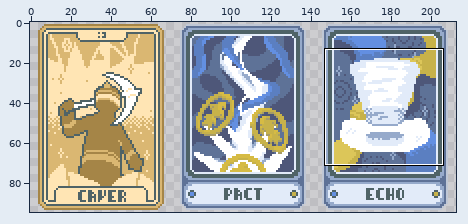
Two versions of one sprite sheet, assets/2x/Tarots.png. The first picture is a wide view before the edit; the outline marks the close-up.
Close-up. Before:
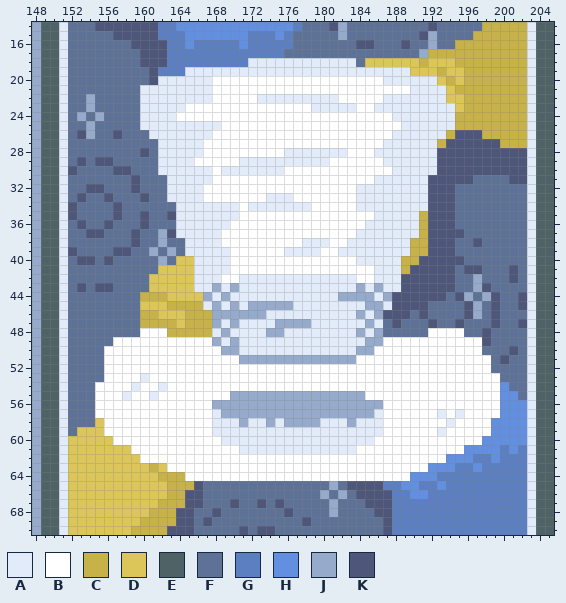
The file is 426x190 pixels, drawn in blocks of 2x2; one block is one cell here. Colours within 5 levels of each other are drawn and written as one. Shown: x 148..205, y 14..70.
Palette (. is transparent): A #e2ebf9  B #ffffff  C #c7b24a  D #dcc659  E #4f6367  F #5e7297  G #5b7fc1  H #638fe1  J #96aacb  K #4e5779
Pixels before (only the part around the change), first column x 148:
14 JEEAFFFKKKKKKKGGHHHHHHHHHHHHHGFFFKJFFFFFFFFFKFFFFFCCCCCA
15 JEEAFFFFFKKKKKGGGHHHHHHHGGGHGFFFFFJFFFFFFFFKJFFFFCCCCCCA
16 JEEAFFFFFFFKKKKGGHGGGGGHGGGGGFFFFFFFKKFFFKFFJFFCCCCCCCCA
17 JEEAFFFFFFFFKKKGGGGGGGGGGGGGFFFFFFFFFFFFFFFJCCCCCCCCCCCA
18 JEEAFFFFFFFFKKKGGGGGGGGGAAAAAAAAAAAAFDDDDDDCDDDCCCCCCCCA
19 JEEAFFFFFFFFFKGGGAAAAAAAAAAAAAAAAAAAAAAAAADDDCDDCCCCCCCA
20 JEEAFFFFFFFFFKAAAAAABBBBBBBBBBBBBBBBBBBAAAAAADCDCCCCCCCA
21 JEEAFFFFFFFFAAAAAAAABBBBBBBBBBBBBBBBBBBBBBAAAADCCCCCCCCA
22 JEEAFFJFFFFFAAAAAAAABBBBBAAAAAAAAABBBBBAAAAAAADDCCCCCCCA
23 JEEAFFJFFFFFAAAAABBBBBBBBBBBBBBAAAAABBAAAAAAAAADCCCCCCCA
24 JEEAFJFJFFFFAAAABBBBBBBBBBBBBBBBBBBBBBBBAAAAAAACCCCCCCCA
25 JEEAFFJFFFFFAAAAAAAAABBBBBBBBBBBBBBBBBBBBAAAAAACCCCCCCCA
26 JEEAFKJFFKFFFAAAAAAABBBBBBBBBBBBBBBBBBBBAAAAAACKKKCCCCCA
27 JEEAFFFFFFFFFFAAAAABBBBBBBBBBBBBBBBBBBBAAAAAACKKKKKKCCCA
28 JEEAFFFFFFFFKFAAAAABBBBBBBBBAAAAAAABBBAAAAAAAKKKKKKKKKKA
29 JEEAFKFKKFFFFFAAAABBBBBAAAAAAAAAABBBBBBAAAAAAKKKKKKKKKKA
30 JEEAKFFFFKKFFFAAAAAABAAAAAAABBBBBBBBBBBBAAAAAKKKKKKKKKKA
31 JEEAFFFFFFFKFFFAAAAABBBBBBBBBBBBBBBBBBAAAAAAKKKKKFFFFKKA
32 JEEAFFKKFFFKFFFAAAABBBBBBBBBBBBBBBBBAAAAAAAAKKKFFFFFFFFA
33 JEEAFKFFKFFFKFFAAAABBBBBBBAAABBBBBBBAAAAAAAAKKKFFFFFFFFA
34 JEEAKFFFFKFFFFFFAAAAAAABAAAAAAABBBBBAAAAAAAAKKKFFFFFFFFA
35 JEEAKFFFFKFFKFFKAAAAAAABBBBBBBBBBBBBBBAAAAACKKKFFFFFFFFA
36 JEEAFKFFKFFFKFFFAAAAAABBBBBBBBBBBBBBBAAAAAACKKKFFFFFFFFA
37 JEEAFFKKFFFKFFJKAAAAABBBBBBBBBBBBBBBAAAAAAACKKKKFFFFFFFA
38 JEEAFFFFFFFKFFJFFAAAABBBBBBBBBAAABBAAAAAAACCKKKFFKFFFFFA
39 JEEAKFFFFKKFFJFJFAAAAABBBBBBAAAABBAAAAAAAACCKKKFFFFFFFFA
40 JEEAFKKFKFFFFFJFDDAAAABBBBBBBBBBBBBBAAAAACCKKKKKFFFFFFFA
41 JEEAFFFFFFFFFFDDDDAAAABBBBBBBBBBBBBBBBAAACKKKKKFKKFFFKFA
42 JEEAFFFFFFFFFDDDDDAAABBAAAAAAAAAAAAABBAAAKKKKKKFFJFFFKFA
43 JEEAFKFKKFFFFDDDDDAAJAJAAAAAAAAAAAAAJAJAAKKKKKKFFJKFFFFA
44 JEEAFFFFFFFFCCCDDDDJAJAAAAAAAAAAAAJJJJAJKKKKKKFKJFJKFFKA
45 JEEAFFFFFFFFDDDCCCCAJAJAJJJJJAAAAAAAAJJAKKKKFFFFKJFKFFKA
46 JEEAFFFFFFFFCCDDDCCCJJJJJJAAAAAAAAAAJAJKKKFKFFFFKJFKFFFA
47 JEEAFFFFFFFFCCCCDCCCJAJAAAAJJJJAAAAAAJAFKFFFKFFKFFFKFFKA
48 JEEAFFFFFFFFBBBCCCCCAJAAAAJJAAAAAAAAJAJFFFFFBBBBFFKFFFFA
49 JEEAFFFFFBBBBBBBBBBBJAJAAAAAAAAAAAAAAJJBBBBBBBBBBBKFFFFA
50 JEEAFFFFBBBBBBBBBBBBBJJAAAAAAAAAAAAAJJBBBBBBBBBBBBFFFKFA
51 JEEAFFFFBBBBBBBBBBBBBBBJJJJJJJJJJJJJBBBBBBBBBBBBBBBFKFFA
52 JEEAFFFFBBBBBBBBBBBBBBBBBBBBBBBBBBBBBBBBBBBBBBBBBBBFFFFA
53 JEEAFFFFBBBBABBBBBBBBBBBBBBBBBBBBBBBBBBBBBBBBBBBBBBBFFFA
54 JEEAFFFBBBBABBABBBBBBBBBBBBBBBBBBBBBBBBBBBBBBBBBBBBBHFFA
55 JEEAFFFBBBABBABBBBBBBBJJJJJJJJJJJJJJJBBBBBBBBBBBBBBBHHFA
56 JEEAFFFBBBBBBBBBBBBBJJJJJJJJJJJJJJJJJJJBBBBBBBBBBBBBHHHA
57 JEEAFFFBBBBBBBBBBBBBAJJJJJJJJJJJJJJJJJABBBBBBABABBBBHHHA
58 JEEAFFFDBBBBBBBBBBBBAAAJAAJAJJJJAAAJAAABBBBBBBABBBBHHHHA
59 JEEAFDDDBBBBBBBBBBBBAAAAAAAAAAAAAAAAAAABBBBBBABBBBBHHHHA
60 JEEADDDDDBBBBBBBBBBBBAAAAAAAAAAAAAAAAABBBBBBBBBBBBHHHHHA
61 JEEADDDDDDDBBBBBBBBBBBBAAAAAAAAAAAAABBBBBBBBBBBBHHHHGHGA
62 JEEADDDDDDDDBBBBBBBBBBBBBBBBBBBBBBBBBBBBBBBBBBHHHGGHGGGA
63 JEEADDDDDDDDDCDBBBBBBBBBBBBBBBBBBBBBBBBBBBBBHHHGGHGGGGGA
64 JEEADDDDDDDDDDCCCBBBBBBBBBBBBBBBBBBBBBBBBBHHHGGGGGGGGGGA
65 JEEADDDDDDDDDDDCCCKFFFFFFFFFFFFFFJFKKKKGGHHGGHGGGGGGGGGA
66 JEEADDDDDDDDDDDCCKKFFFFFFFFFFFFFJFJFKKKKGGHHGGGGGGGGGGGA
67 JEEADDDDDDDDDDCCCKKFFFKFFKFKFFFFFJFFFKKKGGGGGGGGGGGGGGGA
68 JEEADDDDDDDDDCCCKKFFKFFFFFFFKFFFFJFFFFKKGGGGGGGGGGGGGGGA
69 JEEADDDDDDDDCCCCKKFKFFFFFFFFFFKFFFFFFFFKGGGGGGGGGGGGGGGA
70 JEEADDDDDDDCCCCKKKFFFFFKFKKFFFFFFFFFFFFKGGGGGGGGGGGGGGGA
And afterwards:
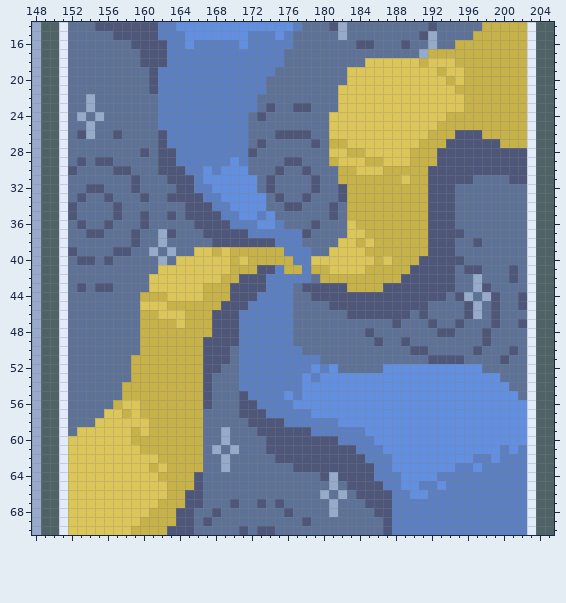
What changed:
Changed rows in their new state; - is an unchanged pixel.
first column x 155:
18 -----------------GGGGFFFFFFFF----------------
19 ----------GGGGGGGGGGFFFFFFFFDDDDDDD----------
20 -------GGGGGGGGGGGGFFFFFFFFFDDDDDDDDDD-------
21 -----FKGGGGGGGGGGGGFFFFFFFFDDDDDDDDDDDD------
22 -----FFGGGGGGGGGGGFFFFFFFFFDDDDDDDDDDDD------
23 -----FFGGGGGGGGGGGFKFFKKFFFDDDDDDDDDDDDD-----
24 -----FFGGGGGGGGGGFKFFFFFFFDDDDDDDDDDDDDC-----
25 -----FFGGGGGGGGGGFFFFFFFFFDDDDDDDDDDDDCC-----
26 ------FKGGGGGGGGGFFFKKKKFFDDDDDDDDDDDCC------
27 -------KGGGGGGGGGFKFFFFFKFCCDDDDDDDDCC-------
28 -------KKGGGGGGGGKFFFFFFFFDDCCDDDDDCCC-------
29 -------KKGGGGGGHGFFFFKKFFFCDDDCCDDDCCC-------
30 -------KKKGGHGHHHFFFKFFKFFFCCDDDCCCCCK-------
31 --------KKKGHHHHHHFKFFFFKFFCCCCCCCDCC--------
32 --------FKKGGHHHHHFKFFFFKFFKCCCCCCCCC--------
33 --------KKKKGGHHHHHFKFFKFFFKCCCCCCCCC--------
34 ---------FKKKGGHHHHFFKKFFFKFCCCCCCCCC--------
35 ---------FKKKKGGHHGHFFFFFFKFCCCCCCCC---------
36 ---------FFKKKKGGGHHGFFFKFFFDCCCCCCC---------
37 ---------FFFKKKKKGGGGGGKFFFFDDCCCCCC---------
38 ----------FFFKKKKKKKGGGFFFFDDCDCCCC----------
39 ----------FDDCDCCCCCCGGGFFDDDDCCCCC----------
40 -----------DDDDCDCCCCCGGDDDDDDDCDC-----------
41 -----------DDDDCCCKKGCCGCCDDDDCCCC-----------
42 -----------DDDCCKKKGGGGGFCCCCCCCCC-----------
43 -----------DCCCKKKKGGGFKKKKKCCCCKK-----------
44 ------------CCCKKKGGGGFFKKKKKKKKK------------
45 ------------CCKKKGGGGGFFFFKKKKKKK------------
46 -------------KKKGGGGGGFFFFFFKKKK-------------
47 -------------KKKGGGGGGFFFFFFFFFF-------------
48 -----CCC-----KKKGGGGGGFFFFFFFFKF-----FKKF----
49 --FFFCCCCCCCKKKKGGGGGGFFFFFFFFFKFFKFFFFFFFF--
50 -FFFFCCCCCCCKKKFGGGGGGGFFFFFFFFFFFFKKFFFFFK--
51 -FFFCCCCCCCCKKKFGGGGGGGGGFFFFFFFFFFFFKKKKFFF-
52 -FFFCCCCCCCCKKFFGGGGGGGGHGHFFFFFHHHHHHHHHHHF-
53 -FFFCCCCCCCCKFFFGGGGGGGHGHHHHHHHHHHHHHHHHHHHH
54 FFFCCCCCCCCCKFFFGGGGGGGHHHHHHHHHHHHHHHHHHHHHH
55 FFFCCCCCCCCCKFFFKGGGGHGHHHHHHHHHHHHHHHHHHHHHH
56 FFCDDCCCCCCCKFFFKKGGGGHHHHHHHHHHHHHHHHHHHHHHH
57 FDDCDCCCCCCCFFFFKKKGGGGGHHHHHHHHHHHHHHHHHHHHH
58 -DDDDDCCCCCCFFFFFKKKKGGGGGGHHHHHHHHHHHHHHHHH-
59 -DDDCDCCCCCCFFJFFFKKKKKKGGGGGGHHHHHHHHHHHHHH-
60 --DDCCCCCCCCFFJFFFFKKKKKKKKGGGGHHHHHHHHHHHH--
61 ----DCCCCCCCFJFJFFFKKKKKKKKKKGGGHHHHHHHHH----
62 -----DDCCCCCFFJFFFFFKKKKKKKKKKGGGHHHHHH------
63 --------CCCCFFJFFFFFFFKKKKKKKKKGGHHHH--------
64 ----------CKFFFFFFFFFFFFFKJKKKKGGGH----------
Boxes around the changes in both close-ups, in picture pixels (x1, y1, x2, y2):
changed: (95, 58, 500, 481)
